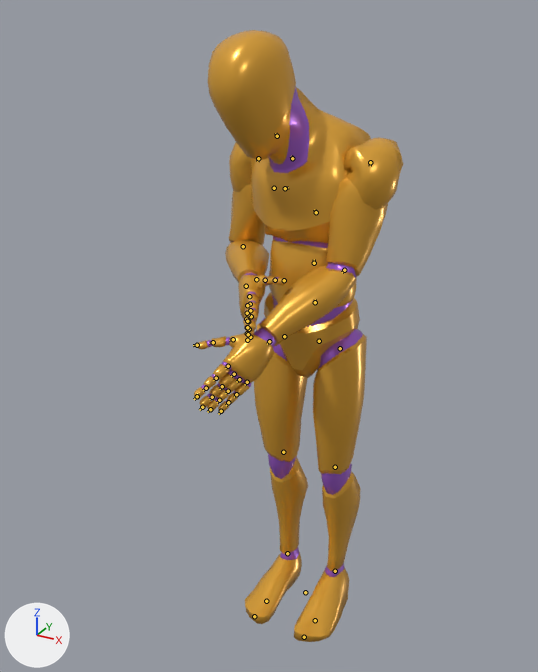
Renders of the glTF model apps/web/public/models/anim-library.glb from each side of a commit.
The view is the same before and after, from a 50 mm camera at (0.842, -1.79, 1.818) aimed at (-0.068, -0.135, 0.99). Every picture has the same lights, and +X, +Y and +Z are marked at lower left. The older version comes first. Both versions are drawn at frame 0 of the action 'Rig|Bow_RunCarry'; the numbers are the values there. The bones that bend it are drawn over the model as lines.

Objects in the first picture: 'Mannequin'.
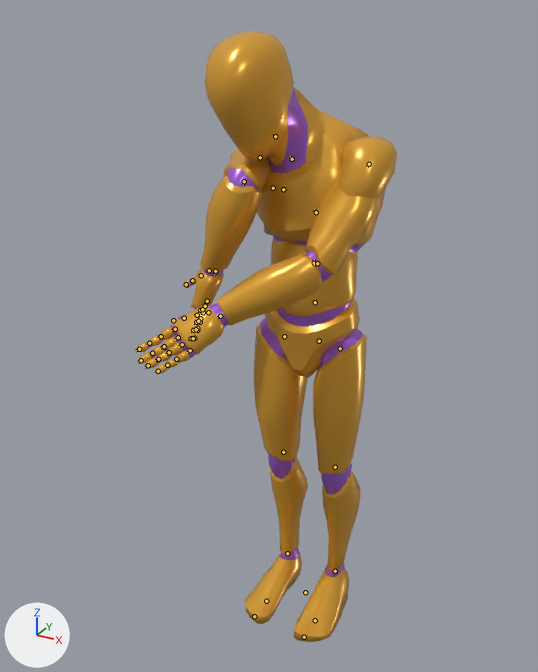
Where the change shows, as pixel boxes (x1, y1, x2, y2) in the pictures (538 x 672 px):
'Mannequin', posed (24% wider): before (194, 30, 404, 642); after (137, 31, 397, 642)
bone 'upperarm_l', root to tip: before (370, 162) to (370, 166); after (369, 164) to (367, 167)
bone 'lowerarm_l', root to tip: before (344, 270) to (342, 272); after (317, 263) to (314, 265)
bone 'upperarm_r', root to tip: before (258, 158) to (257, 161); after (260, 157) to (259, 158)
bone 'lowerarm_r', root to tip: before (243, 246) to (243, 247); after (244, 181) to (243, 185)

What the commit changed:
Bone 'spine_03' (bone_spine_03) turns from (28, -14, 5) to (29, -17, 5) degrees about its own x, y and z.
Bone 'upperarm_l' (bone_upperarm_l) turns from (47, 23, -81) to (90, 25, -20) degrees about its own x, y and z.
Bone 'lowerarm_l' (bone_lowerarm_l) turns from (42, -6, 6) to (32, -5, 5) degrees about its own x, y and z.
Bone 'upperarm_r' (bone_upperarm_r) turns from (41, -43, 38) to (47, 9, -143) degrees about its own x, y and z.
Bone 'lowerarm_r' (bone_lowerarm_r) turns from (92, 14, 3) to (97, 13, 3) degrees about its own x, y and z.
